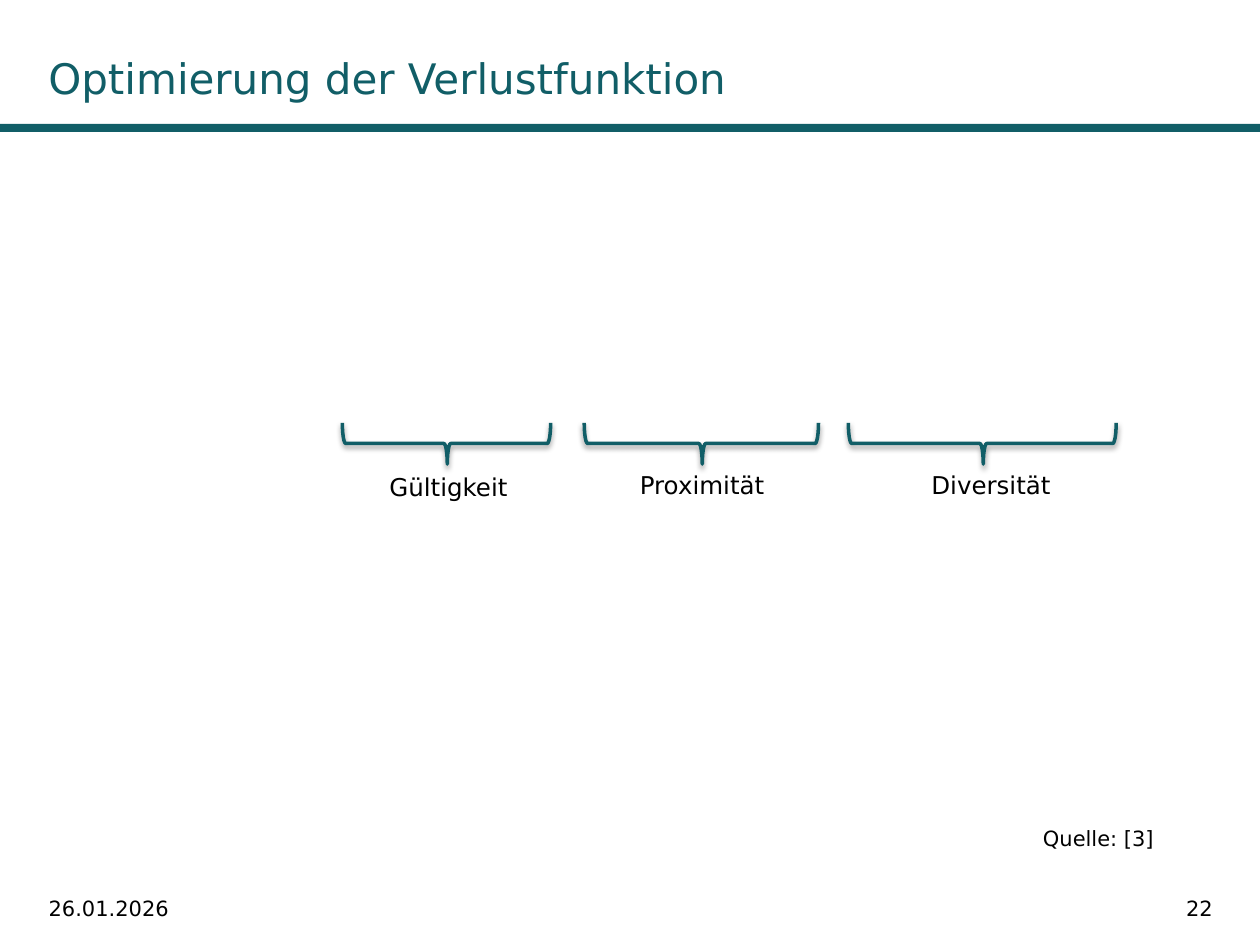
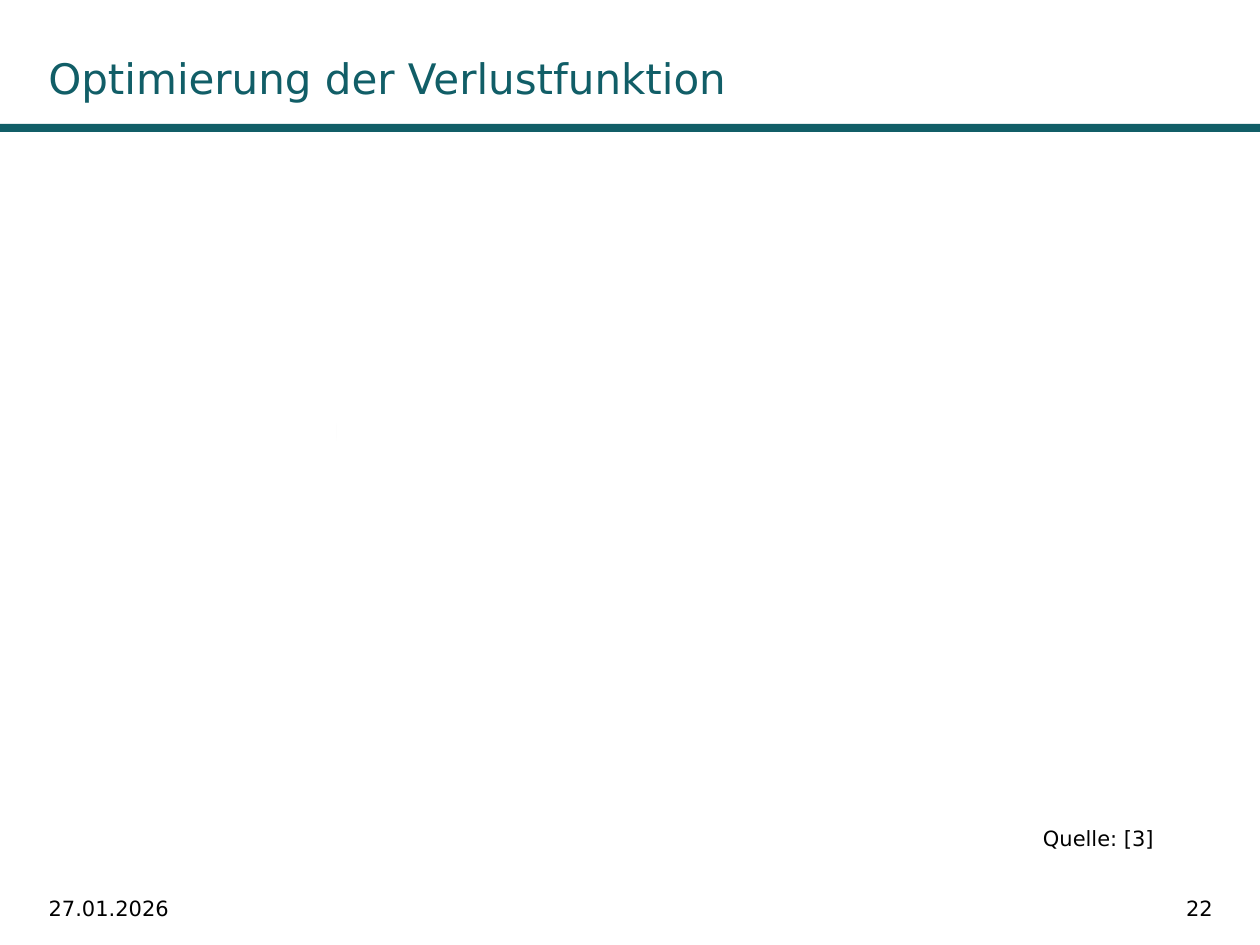
Before and after one commit to fabiw98/Seminar_DICE, a slide deck: slide 22 of Präsentation/PräsentationDiCE.pptx. Drawn at 1260x945 pixels with LibreOffice and Linux fonts; fonts in the diff are those of the drawing; grey boxes stand for pictures; background and template pictures are left out. Boxes give left, top, right and bottom in pixels: in the first picture for what was removed or moved away, otherwise in the second. Text is boxed around its words. In the diff, an @@ line names an element or a change of style, - is before the commit and + after.

```diff
--- a/Präsentation/PräsentationDiCE.pptx
+++ b/Präsentation/PräsentationDiCE.pptx
@@ rectangle added at (x1=818, y1=329, x2=1184, y2=498), fill #FFFFFF @@
@@ rectangle added at (x1=336, y1=340, x2=703, y2=509), fill #FFFFFF @@
@@ rectangle added at (x1=556, y1=333, x2=922, y2=501), fill #FFFFFF @@
@@ text at (x1=49, y1=900, x2=169, y2=917): text changed @@
-26.01.2026
+27.01.2026
```
Also in this commit, not shown: 44 other slides changed, 8 slides added.
